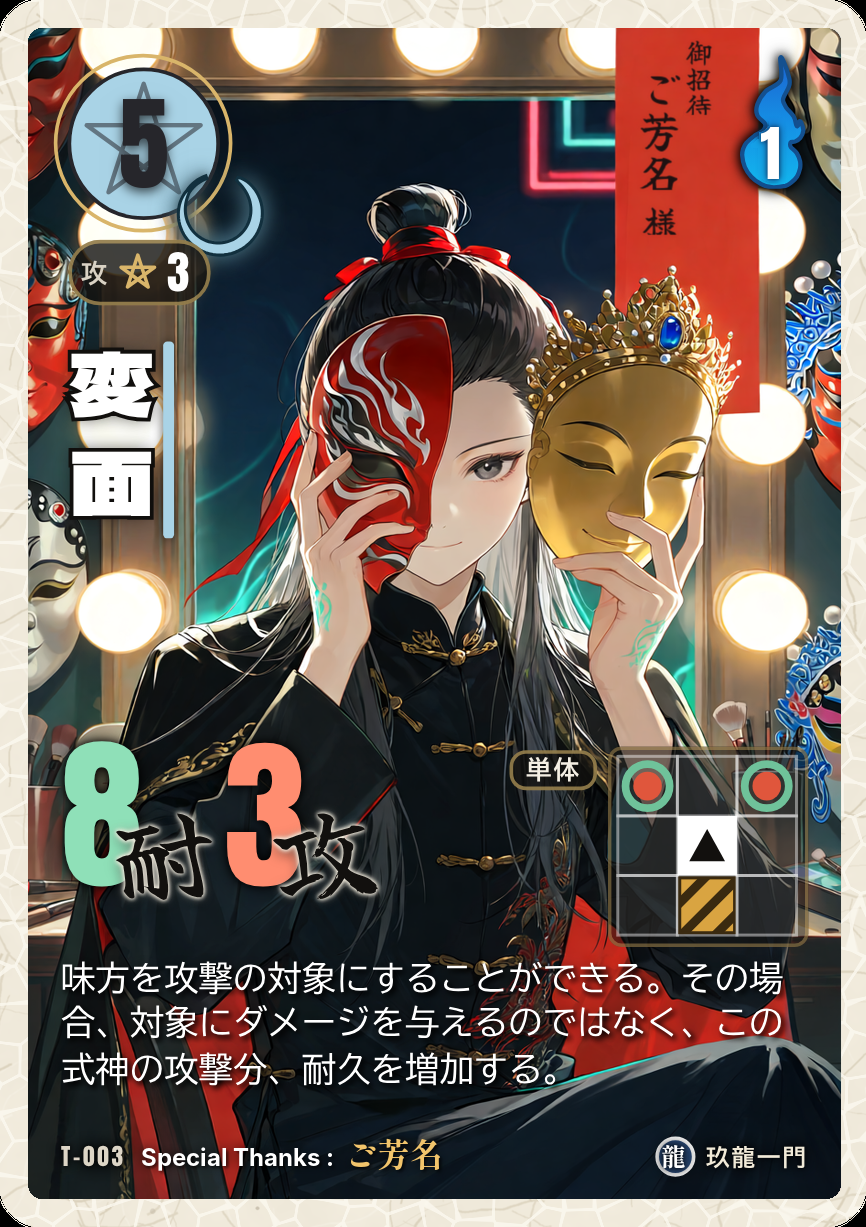
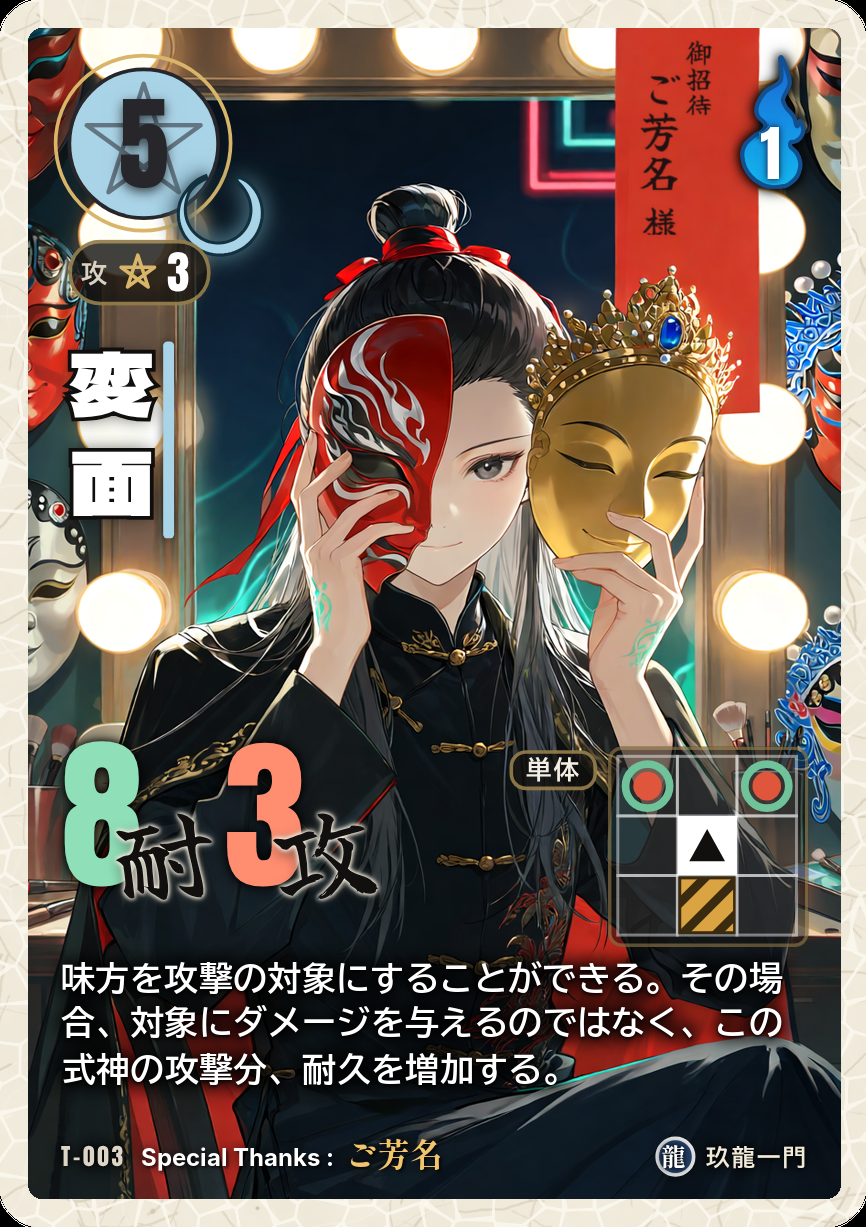
The second 866 x 1227 image is a revision of the first. Changes to its layers:
removed layer "11_効果文_白文字と影" over 48, 949, 795, 1098
added layer "11c_効果文_白文字_太字(影なし)" above "11b_効果文の影_内側(下に少し・黒95%)" over 61, 961, 783, 1085
added layer "11b_効果文の影_内側(下に少し・黒95%)" (95%) above "11a_効果文の影_外側(広め・黒85%)" over 57, 958, 787, 1091
added layer "11a_効果文の影_外側(広め・黒85%)" (85%) above "10_間合" over 44, 942, 799, 1106
